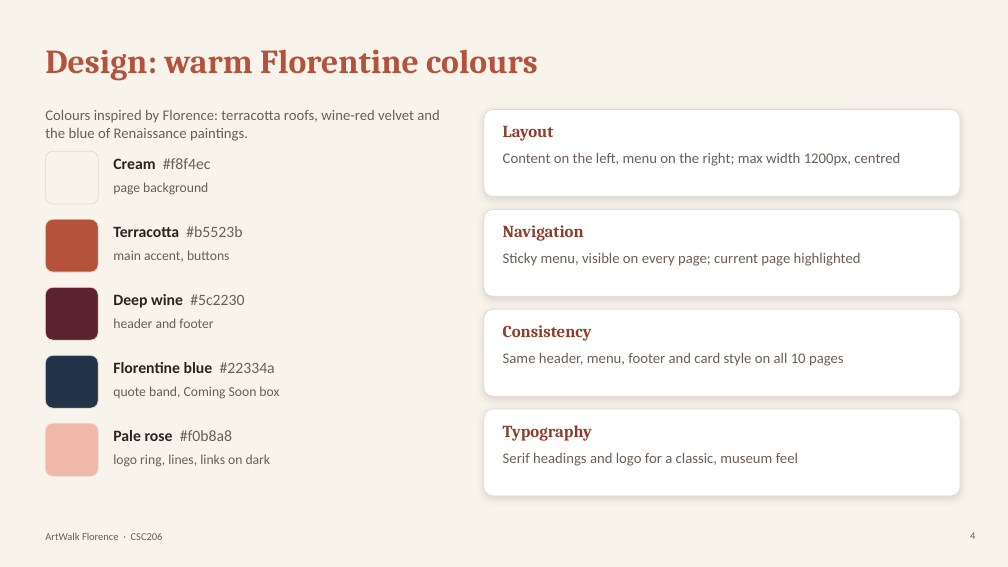
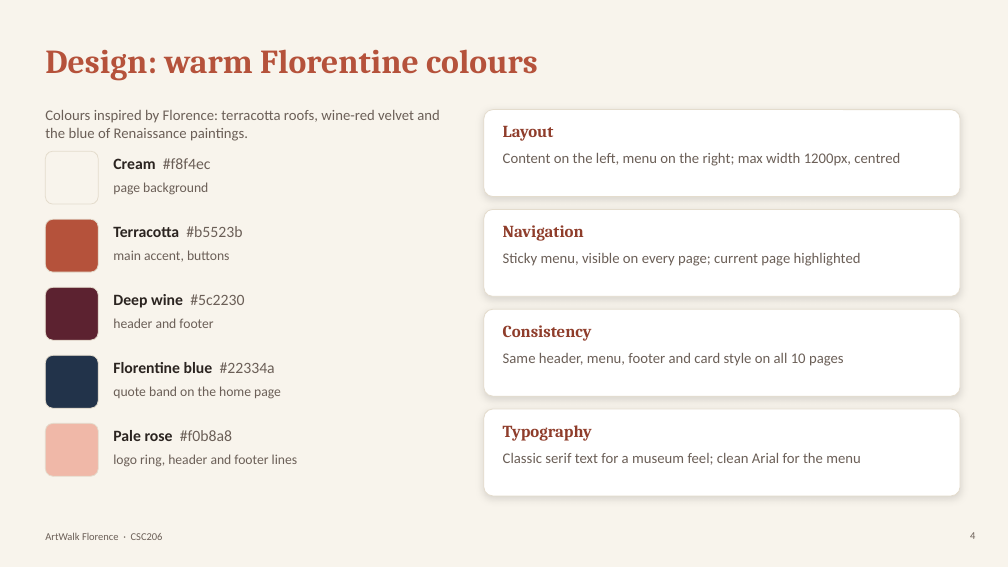
Before and after one commit to Kntouanoglou/Claude, a slide deck: slide 4 of artwalk-florence/presentation/ArtWalk-Florence-Presentation.pptx. Drawn at 1008x567 pixels with LibreOffice and Linux fonts; fonts in the diff are those of the drawing. Boxes give left, top, right and bottom in pixels: in the first picture for what was removed or moved away, otherwise in the second. Text is boxed around its words. In the diff, an @@ line names an element or a change of style, - is before the commit and + after.

```diff
--- a/artwalk-florence/presentation/ArtWalk-Florence-Presentation.pptx
+++ b/artwalk-florence/presentation/ArtWalk-Florence-Presentation.pptx
@@ text at [113,386,281,399]: text changed @@
-quote band, Coming Soon box
+quote band on the home page
@@ text at [113,454,298,467]: text changed @@
-logo ring, lines, links on dark
+logo ring, header and footer lines
@@ text at [503,453,861,465]: text changed @@
-Serif headings and logo for a classic, museum feel
+Classic serif text for a museum feel; clean Arial for the menu
```
Also in this commit, not shown: 3 other slides changed.
